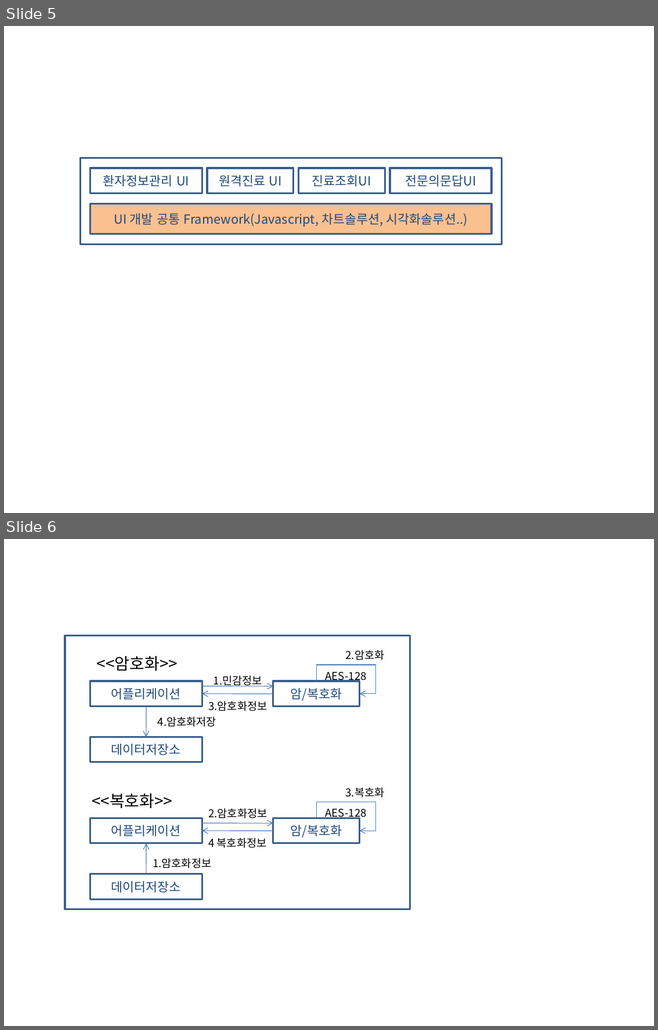
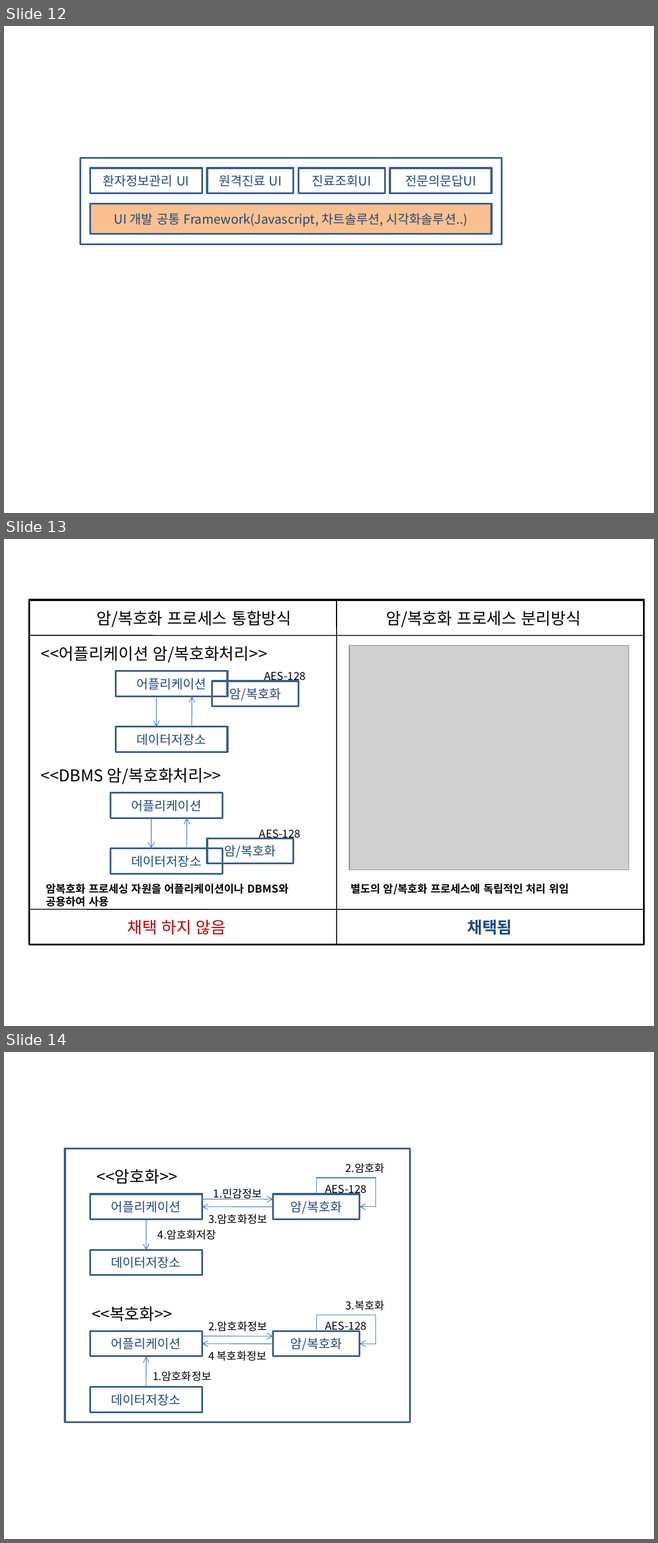
Before and after one commit to parduck/AAproject, a slide deck: 당뇨환자관리시스템_그림.pptx. Shown one above the other, each under a label of ours: slides 5 and 6 before the commit, slides 12, 13 and 14 after it. The pictures are 658x1030 and 658x1543 pixels, drawn with LibreOffice and Linux fonts; fonts in the diff are those of the drawing; grey boxes stand for pictures. Boxes give left, top, right and bottom in pixels: in the first picture for what was removed or moved away, otherwise in the second. Text is boxed around its words. In the diff, an @@ line names an element or a change of style, - is before the commit and + after.

```diff
--- a/당뇨환자관리시스템_그림.pptx
+++ b/당뇨환자관리시스템_그림.pptx
@@ slide 13 added at [4,539,654,1026], background #FFFFFF @@
@@ rectangle added at [30,600,643,945], outline #000000 2 pt @@
@@ line added from (336, 600) to (336, 945), #000000 1 pt @@
@@ text added at [97,610,291,627], 18 pt, text #000000 @@
+암/복호화 프로세스 통합방식
@@ text added at [386,611,581,627], 18 pt, text #000000 @@
+암/복호화 프로세스 분리방식
@@ line added from (30, 635) to (643, 636), #000000 1 pt @@
@@ text added at [41,646,267,663], 18 pt, text #000000 @@
+<<어플리케이션 암/복호화처리>>
@@ picture added at [349,646,628,870] @@
@@ rectangle added at [116,671,227,696], outline #3A5F8C 2 pt, 14 pt, text #1F497D @@
+어플리케이션
@@ text added at [264,672,306,683], 12 pt, text #000000 @@
+AES-128
@@ rectangle added at [212,681,298,707], outline #3A5F8C 2 pt, 14 pt, text #1F497D @@
+암/복호화
@@ arrow added from (156, 696) to (156, 727), #4B7EBC 0.75 pt @@
@@ arrow added from (192, 727) to (192, 696), #4B7EBC 0.75 pt @@
@@ rectangle added at [116,727,227,752], outline #3A5F8C 2 pt, 14 pt, text #1F497D @@
+데이터저장소
@@ text added at [41,768,221,784], 18 pt, text #000000 @@
+<<DBMS 암/복호화처리>>
@@ rectangle added at [111,793,222,819], outline #3A5F8C 2 pt, 14 pt, text #1F497D @@
+어플리케이션
@@ arrow added from (151, 819) to (151, 849), #4B7EBC 0.75 pt @@
@@ arrow added from (187, 849) to (187, 819), #4B7EBC 0.75 pt @@
@@ text added at [259,830,300,841], 12 pt, text #000000 @@
+AES-128
@@ rectangle added at [111,849,222,874], outline #3A5F8C 2 pt, 14 pt, text #1F497D @@
+데이터저장소
@@ rectangle added at [206,838,293,864], outline #3A5F8C 2 pt, 14 pt, text #1F497D @@
+암/복호화
@@ text added at [46,884,288,907], 12 pt, text #000000, bold @@
+암복호화 프로세싱 자원을 어플리케이션이나 DBMS와 공용하여 사용
@@ text added at [350,884,568,895], 12 pt, text #000000, bold @@
+별도의 암/복호화 프로세스에 독립적인 처리 위임
@@ line added from (30, 909) to (643, 909), #000000 1 pt @@
@@ text added at [127,920,226,935], 18 pt, text #C00000 @@
+채택 하지 않음
@@ text added at [467,919,511,935], 18 pt, text #1F497D, bold @@
+채택됨
@@ what was slide 5 is now slide 12 @@
@@ what was slide 6 is now slide 14 @@
```
Also in this commit, not shown: 6 other slides added, 1 slide removed, 2 other files.
